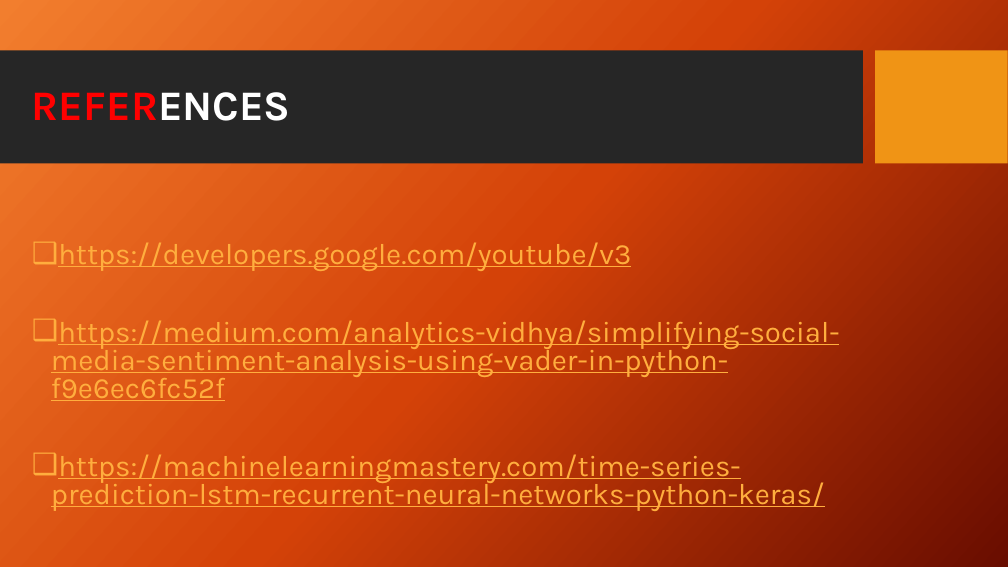
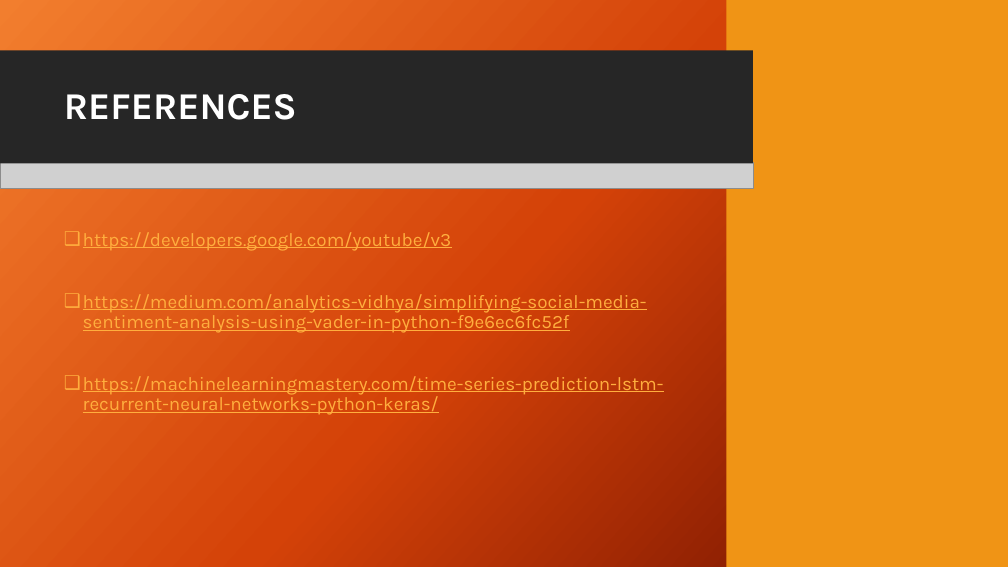
Before and after one commit to Rachel2302/Behind_the_Likes, a slide deck: slide 42 of Data_mining_final-group 5.pptx (slide 41 before the commit). Drawn at 1008x567 pixels with LibreOffice and Linux fonts; fonts in the diff are those of the drawing; grey boxes stand for pictures; background and template pictures are left out. Boxes give left, top, right and bottom in pixels: in the first picture for what was removed or moved away, otherwise in the second. Text is boxed around its words. In the diff, an @@ line names an element or a change of style, - is before the commit and + after.

```diff
--- a/Data_mining_final-group 5.pptx
+++ b/Data_mining_final-group 5.pptx
@@ rectangle added at box(0, 0, 1008, 567), fill gradient #F18031 to #D54209 to #6A0D00 @@
@@ rectangle added at box(727, 0, 1008, 567), fill #F09415 @@
@@ rectangle added at box(0, 51, 753, 164), fill #262626 @@
@@ title "REFERENCES": place and size @@
-title "REFERENCES" at box(32, 92, 291, 121)
+title "REFERENCES" at box(64, 94, 297, 120)
@@ title "REFERENCES" at box(64, 94, 297, 120): size 40 to 36 pt; text colour #FF0000 to #FFFFFF in "REFERENCES" @@
@@ picture added at box(0, 162, 753, 188) @@
@@ text "https://developers.google.com/youtube/v3": place and size @@
-text "https://developers.google.com/youtube/v3" at box(51, 242, 839, 511)
+text "https://developers.google.com/youtube/v3" at box(83, 232, 664, 415)
@@ text "https://developers.google.com/youtube/v3" at box(83, 232, 664, 415): size 28 to 18 pt; alignment justified to left; line spacing 0.8 to 0.9 @@
```
Also in this commit, not shown: 16 other slides changed, 4 slides added, 3 slides removed.
